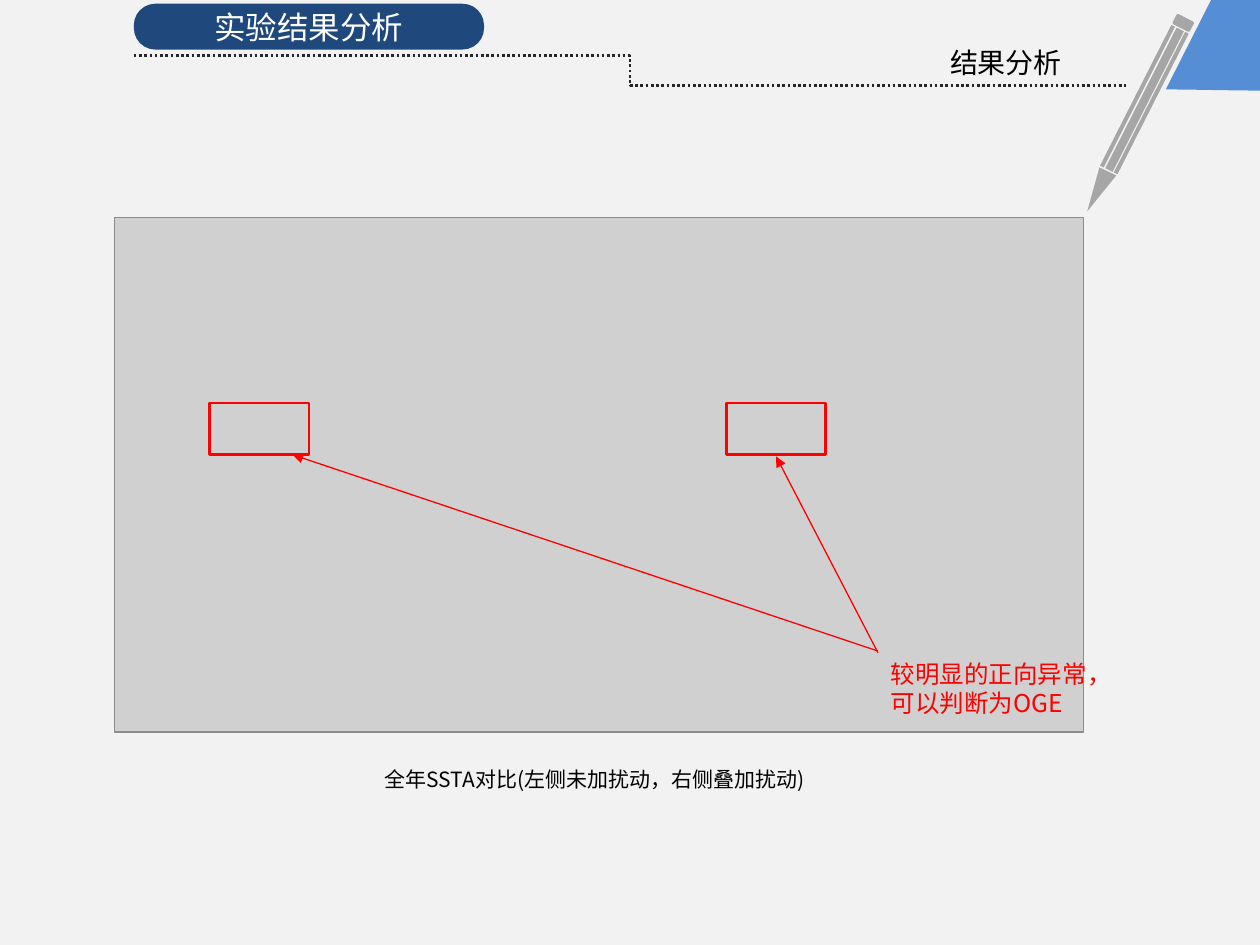
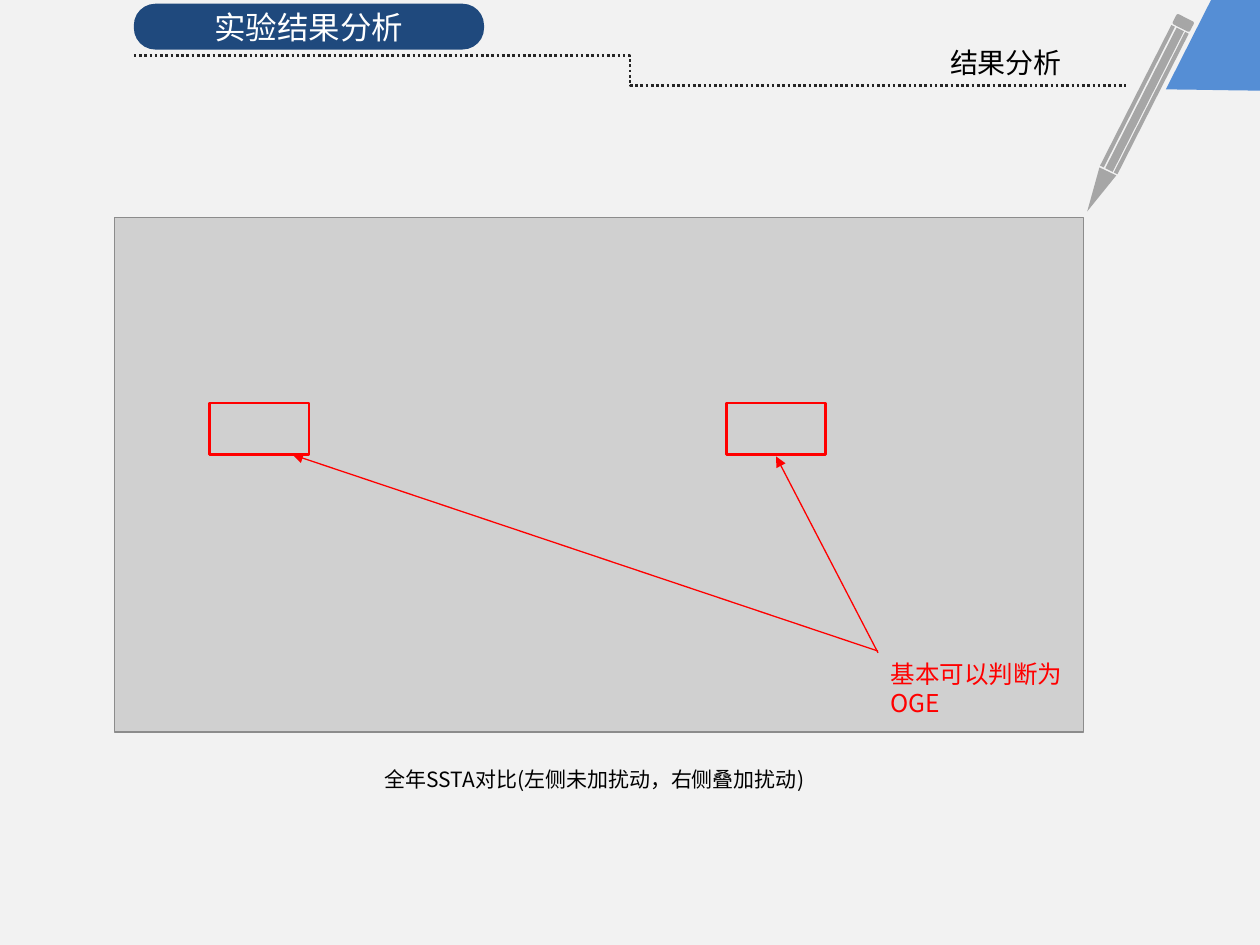
Before and after one commit to KrisCheng/GraduationDesign, a slide deck: slide 19 of FinalPaper/毕业答辩.pptx (slide 18 before the commit). Drawn at 1260x945 pixels with LibreOffice and Linux fonts; fonts in the diff are those of the drawing; grey boxes stand for pictures. Boxes give left, top, right and bottom in pixels: in the first picture for what was removed or moved away, otherwise in the second. Text is boxed around its words. In the diff, an @@ line names an element or a change of style, - is before the commit and + after.

```diff
--- a/FinalPaper/毕业答辩.pptx
+++ b/FinalPaper/毕业答辩.pptx
@@ text at (x1=890, y1=662, x2=1062, y2=713): text changed @@
-较明显的正向异常，可以判断为OGE
+基本可以判断为OGE
```
Also in this commit, not shown: 2 other slides changed, 1 slide added.
